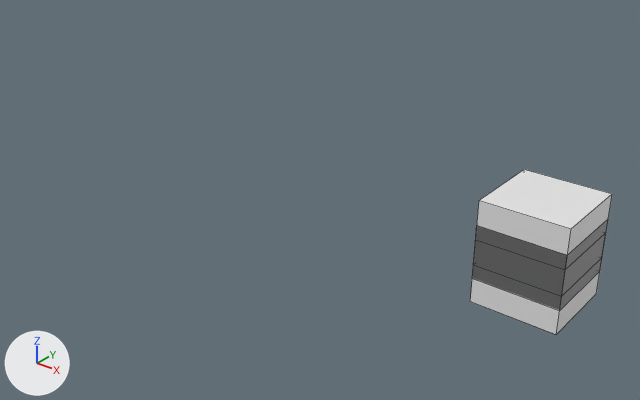
What one commit did to the Blender file grass.blend.
Rendered twice from a 50 mm lens placed at (6.67, -15.8, 9.14), pointed at (-6.38, 0.52, -0.98). Lighting does not change. The marker at lower left points along +X, +Y and +Z. Mesh edges are drawn as thin lines.

The first picture shows 'grass_high', 'grass_low', 'grass_mid'.
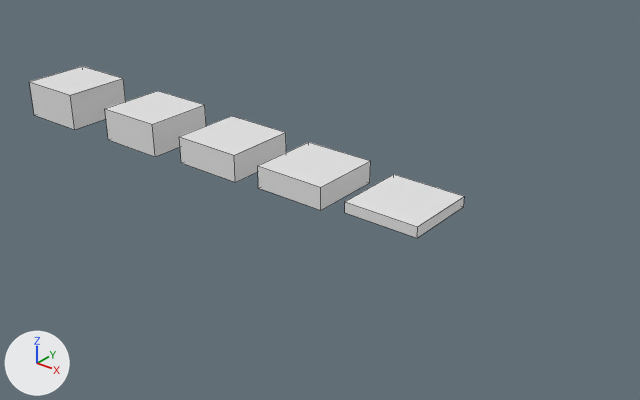
What the commit changed:
Mesh me_cube_001 is new.
It is a box spanning x -1.0..1.0, y -1.0..1.0, z -0.65..0.65.
Object 'grass_low' (ob_grass_low) moves from (0.0, 0.0, 0.0) to (-6.14, 0.0, 0.0).
Object 'grass_mid' (ob_grass_mid) moves from (0.0, 0.0, 0.0) to (-15.56, 0.0, 0.0).
Object 'grass_mid' (ob_grass_mid) is rescaled from (1.0, 1.0, 0.638) to (1.0, 1.0, 0.546).
Object 'grass_high' (ob_grass_high) moves from (0.0, 0.0, 0.0) to (-11.99, 0.0, 0.0).
Object 'grass_high' (ob_grass_high) is rescaled from (1.0, 1.0, 1.22) to (1.0, 1.0, 0.477).
Object 'grass_fourth' (ob_grass_fourth) is new; it shows me_cube_001.
Its location is (-8.94, 0.0, 0.01).
Its scale is (1.0, 1.0, 0.587).
Object 'grass_none' (ob_grass_none) is new; it shows a copy of the mesh of ob_grass_high.
Its location is (-3.42, 0.0, 0.0).
Its scale is (1.0, 1.0, 0.139).

What differs and where, as boxes (x1, y1, x2, y2) in the pictures (640 x 400 px):
'grass_high', moved, rescaled (29% narrower, 60% shorter): before (470, 169, 612, 334); after (105, 91, 206, 157)
'grass_mid', moved, rescaled: before (472, 219, 608, 310); after (29, 66, 126, 130)
'grass_low', moved: before (474, 236, 605, 296); after (258, 142, 371, 210)
'grass_fourth', added: after (179, 116, 286, 182)
'grass_none', added: after (345, 174, 464, 238)
